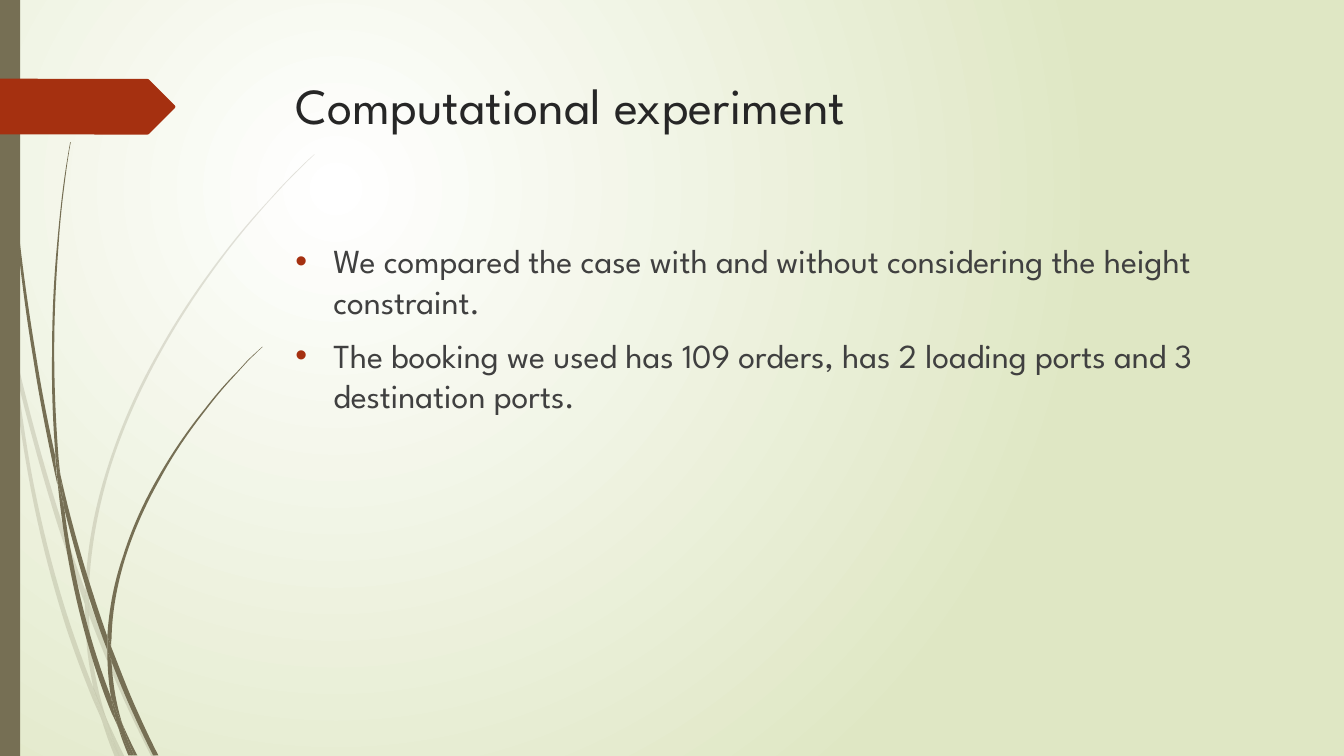
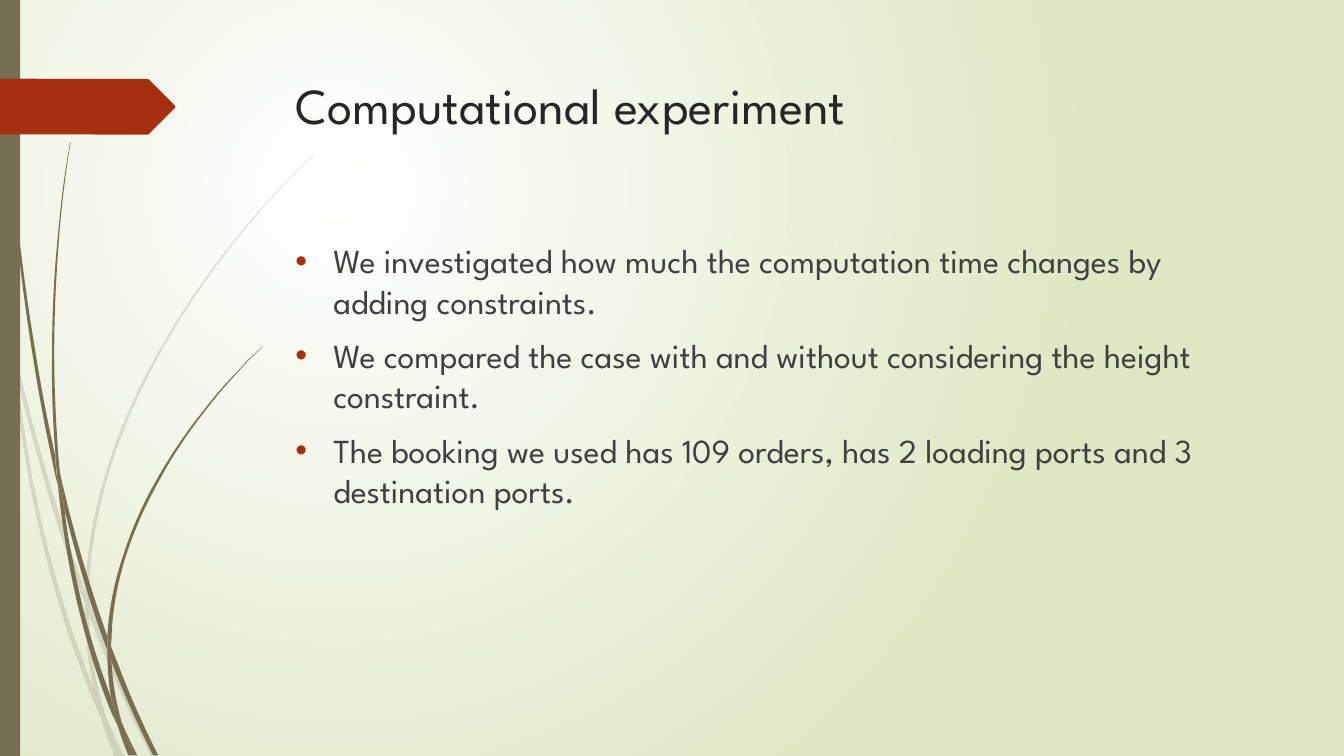
Before and after one commit to r-kurosu/kline_new, a slide deck: slide 21 of 中間報告.pptx. Drawn at 1344x756 pixels with LibreOffice and Linux fonts; fonts in the diff are those of the drawing. Boxes give left, top, right and bottom in pixels: in the first picture for what was removed or moved away, otherwise in the second. Text is boxed around its words. In the diff, an @@ line names an element or a change of style, - is before the commit and + after.

```diff
--- a/中間報告.pptx
+++ b/中間報告.pptx
@@ text at (333, 250, 1162, 322): paragraph added @@
+• We investigated how much the computation time changes by adding constraints.
```
Also in this commit, not shown: 7 other slides changed, 3 other files.
